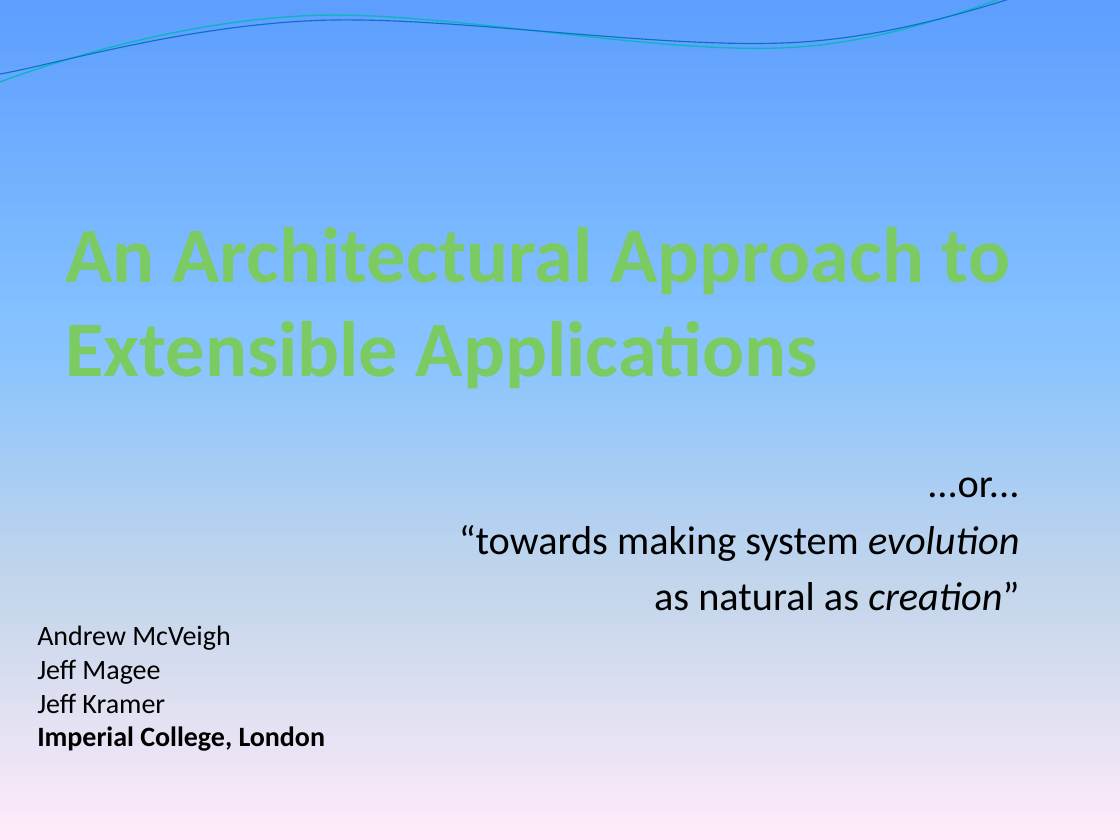
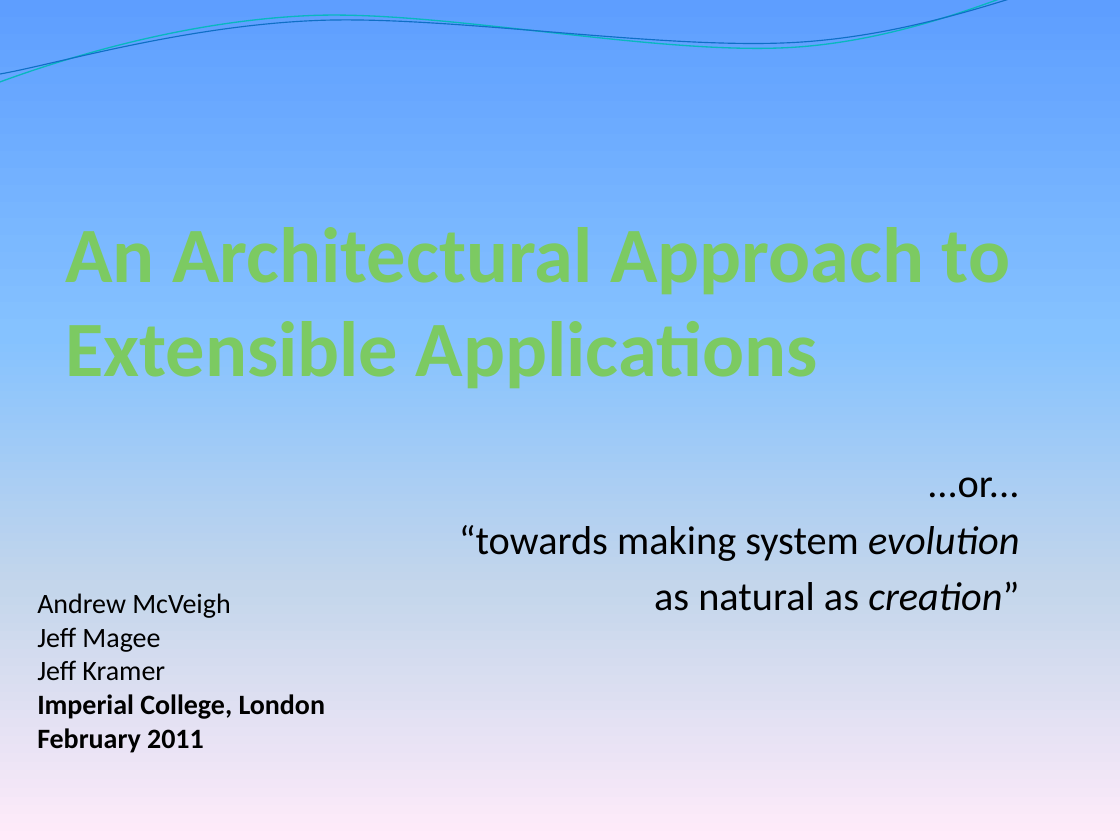
Before and after one commit to Intrinsarc/intrinsarc-evolve, a slide deck: slide 1 of Academic Work/presentations/prague/Evolve - Introduction.pptx. Drawn at 1120x840 pixels with LibreOffice and Linux fonts; fonts in the diff are those of the drawing; background and template pictures are left out. Boxes give left, top, right and bottom in pixels: in the first picture for what was removed or moved away, otherwise in the second. Text is boxed around its words. In the diff, an @@ line names an element or a change of style, - is before the commit and + after.

```diff
--- a/Academic Work/presentations/prague/Evolve - Introduction.pptx
+++ b/Academic Work/presentations/prague/Evolve - Introduction.pptx
@@ text "Andrew McVeigh": place and size @@
-text "Andrew McVeigh" at [37,625,325,751]
+text "Andrew McVeigh" at [37,593,325,753]
@@ text at [37,728,204,753]: paragraph added @@
+February 2011
```
Also in this commit, not shown: 3 other files.
